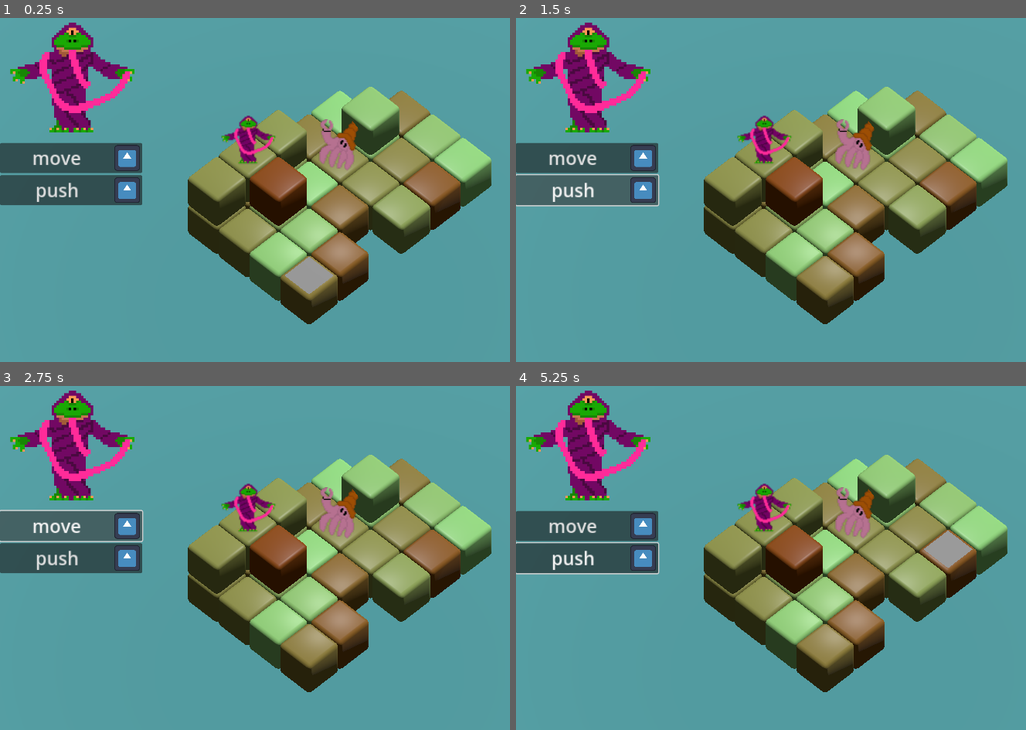
Above: before the commit, frames 1-4 (two rows, left to right).
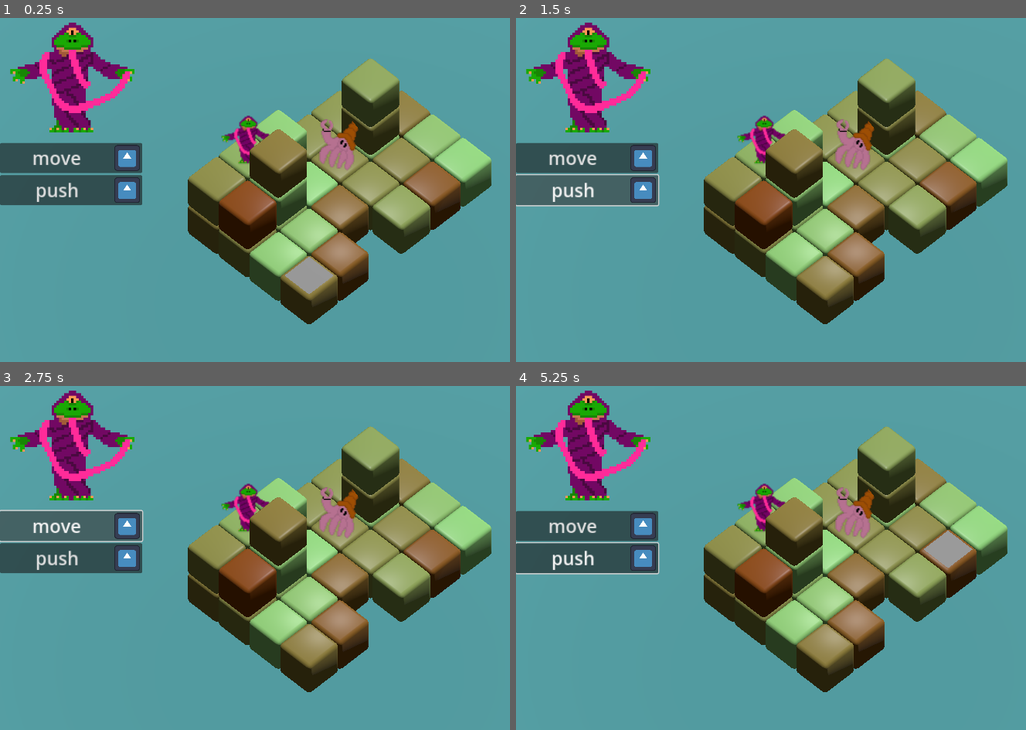
Above: after the commit, the same moments.

Repository: pdaulby/CubeWorld
Game: Godot game, scene res://scenes/world.tscn
Two runs of this game, one before a commit and one after it. Both use one fixed random seed, a clock stepped at 60 frames per second and the inputs below. The engine's default icon, where the game draws it, is replaced by a stand-in: a white triangle on a blue panel in a dark square.
Inputs (mouse positions are in pixels of both pictures, inside the frame that each line leads up to):
- Up to frame 1 (0.25 s): no input
- Up to frame 2 (1.5 s): click "move" at 0.5 s; click "push" at 1.25 s
- Up to frame 3 (2.75 s): click "move" at 2 s
- Up to frame 4 (5.25 s): click "push" at 2.75 s; click "move" at 3.5 s; click "push" at 4.25 s; tap Enter at 5 s; move the mouse to (959, 537) at 5.02 s; click (959, 537) at 5.17 s

The runs differ from the first frame. In frame 1, 6.6% of the frame differs, in the area x 42-79%, y 11-68%; in frame 2, 6.6%; in frame 3, 6.6%; in frame 4, 6.6%.

Commit message:
check stack limit before pushing

Diff:
--- a/scenes/player.tscn
+++ b/scenes/player.tscn
@@ -18,3 +18,5 @@
 
 [node name="BlockPusher" type="Node" parent="."]
 script = ExtResource("4_xl8ci")
+
+[node name="Elevate" type="Node" parent="."]
--- a/scripts/click/player_movement.gd
+++ b/scripts/click/player_movement.gd
@@ -27,7 +27,8 @@
 	world.move_from_to(player.position, current_path[current_path.size()-1])
 
 func _process(delta):
-	if current_path.size() == 0: return
+	if current_path.size() == 0:
+		return
 	player.position = player.position.move_toward(current_path[0], delta*speed)
 	if player.position.distance_to(current_path[0]) < 0.01:
 		player.position = current_path[0]
--- a/scripts/cubes/block_pusher.gd
+++ b/scripts/cubes/block_pusher.gd
@@ -18,4 +18,16 @@
 	var cube: GroundCube = result.collider
 	if cube.position.distance_to(player.position) > 1: return
 	var prop = PushProp.new(cube.position).from(player.position)
+
+	if !in_stack_limit(prop.height, prop.block): return
 	world.push_block(prop)
+
+func in_stack_limit(height: int, block: Vector3i)->bool:
+	var higher_block = block + Vector3i.UP
+	if !world.in_bounds(higher_block):
+		return true
+	if world.get_block(higher_block).type != BLOCK.TYPE.BLOCK:
+		return true
+	if height <= 1:
+		return false
+	return in_stack_limit(height + 1, higher_block)
--- a/scripts/cubes/world.gd
+++ b/scripts/cubes/world.gd
@@ -135,7 +135,7 @@
 		return
 
 	var above = Vector3i(block_path[0].x, block_path[0].y+1, block_path[0].z)
-	if !in_bounds(above) || get_block(above).type != BLOCK.TYPE.AIR:
+	if in_bounds(above) && get_block(above).type != BLOCK.TYPE.AIR:
 		assert(false, "TODO handle stacks")
 
 	stateBlock.node.position = stateBlock.node.position.move_toward(block_path[1], delta*push_speed)
--- a/scripts/cubes/world_save.gd
+++ b/scripts/cubes/world_save.gd
@@ -16,8 +16,8 @@
 	],
 	[
 		[1,1,1,1,1,1],
-		[0,1,0,3,1,0],
-		[0,0,0,0,0,0],
+		[1,1,0,3,1,0],
+		[0,1,0,0,1,0],
 	],
 	[
 		[1,1,1,1,1,0],
